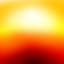
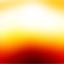
Layered file, before and after one edit (64x64). Changes by layer:
painted on "Layer" over (0, 0, 64, 56)
added layer "Layer #3" (addition) above "Layer #1" over (0, 9, 64, 61)
painted on "Background" over (0, 23, 64, 64)
